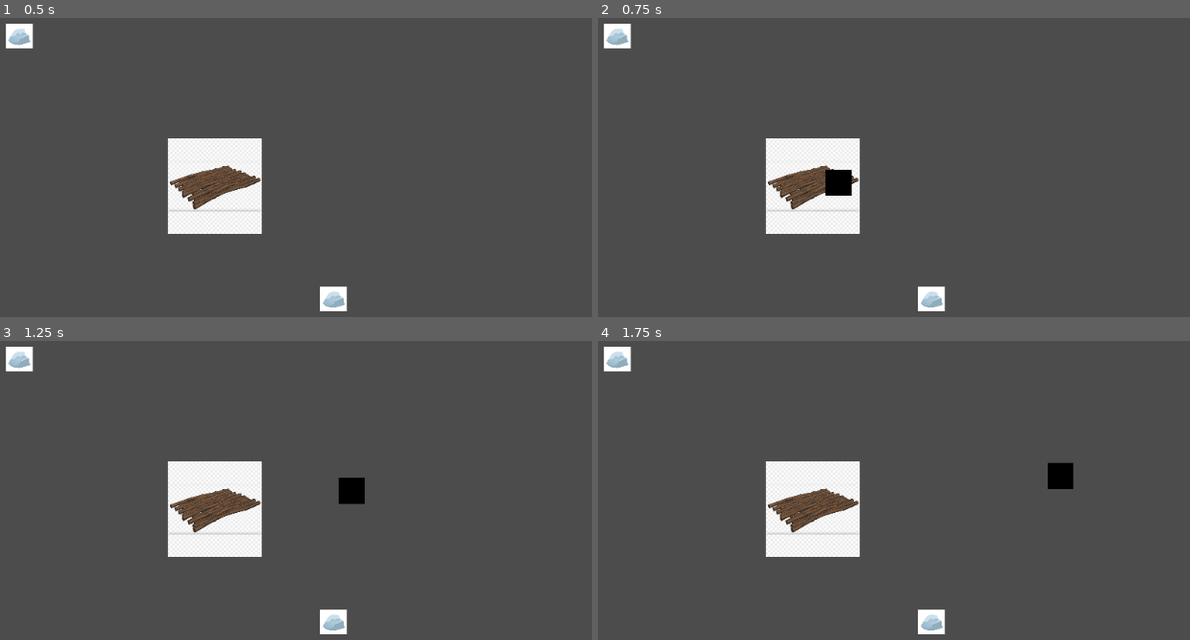
Above: before the commit, frames 1-4 (two rows, left to right).
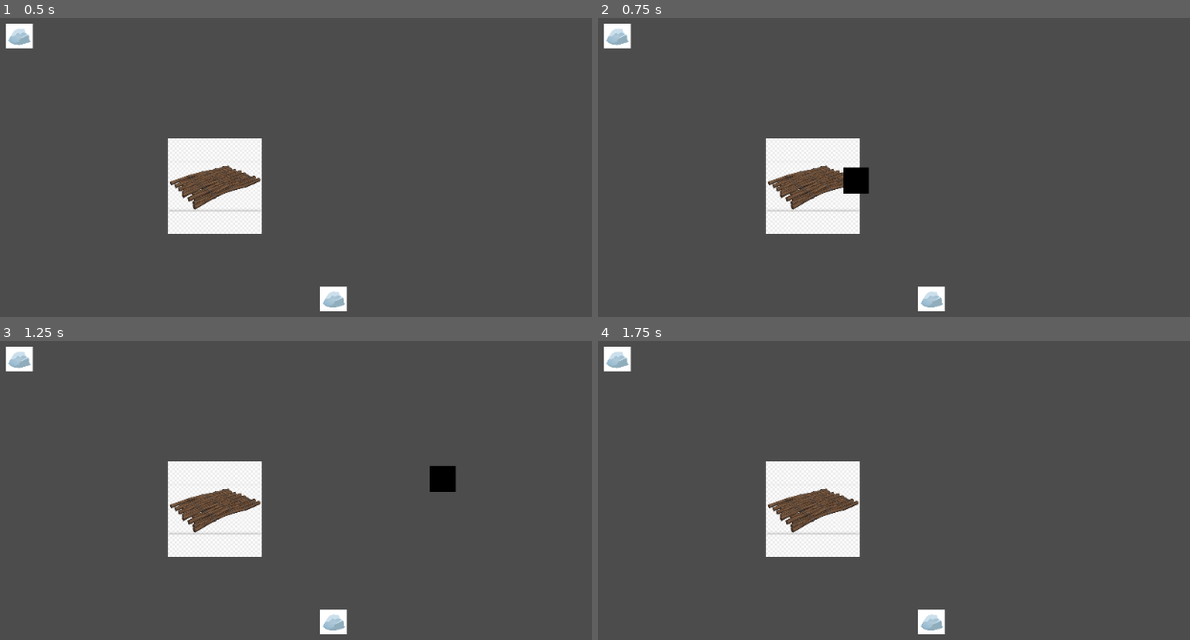
Above: after the commit, the same moments.

Repository: surgura/kwok5
Game: Godot game, scene res://world.tscn
Two runs of this game, one before a commit and one after it. Both use one fixed random seed, a clock stepped at 60 frames per second and the inputs below.
Inputs (mouse positions are in pixels of both pictures, inside the frame that each line leads up to):
- Up to frame 1 (0.5 s): no input
- Up to frame 2 (0.75 s): tap Enter at 0.5 s; move the mouse to (982, 164) at 0.52 s; click (982, 164) at 0.6 s
- Up to frame 3 (1.25 s): no input
- Up to frame 4 (1.75 s): move the mouse to (657, 532) at 1.27 s; click (657, 532) at 1.35 s

Frame 1 is identical in both runs. In frame 2, 0.6% of the frame differs, in the area x 38-46%, y 49-60%; in frame 3, 0.8%, in the area x 57-77%, y 41-55%; in frame 4, 0.4%.

Commit message:
Hook returns after hitting item

Diff:
--- a/godot/hook.gd
+++ b/godot/hook.gd
@@ -1,10 +1,16 @@
 extends KinematicBody2D
 
 var direction
-var speed = 5
+var speed = 500
+var hit_item = false
+export(NodePath) var return_node
 
 func _ready():
 	direction = (get_global_mouse_position() - self.global_position).normalized()
 
 func _physics_process(delta):
-	move_and_collide(direction * speed)
+	if hit_item:
+		direction = (get_node(return_node).global_position - self.global_position).normalized()
+
+	if move_and_collide(direction * speed * delta):
+		hit_item = true
--- a/godot/raft.gd
+++ b/godot/raft.gd
@@ -13,4 +13,5 @@
 		if hook_instance == null:
 			print("make hook")
 			hook_instance = hook_scene.instance()
+			hook_instance.return_node = self.get_path()
 			get_node("../").add_child(hook_instance)
--- a/godot/trash.tscn
+++ b/godot/trash.tscn
@@ -1,9 +1,15 @@
-[gd_scene load_steps=2 format=2]
+[gd_scene load_steps=3 format=2]
 
 [ext_resource path="res://rock.png" type="Texture" id=1]
 
-[node name="trash" type="Node2D"]
+[sub_resource type="CircleShape2D" id=1]
+radius = 16.8987
+
+[node name="trash" type="KinematicBody2D"]
 
 [node name="sprite" type="Sprite" parent="."]
 scale = Vector2( 0.153076, 0.153076 )
 texture = ExtResource( 1 )
+
+[node name="CollisionShape2D" type="CollisionShape2D" parent="."]
+shape = SubResource( 1 )
